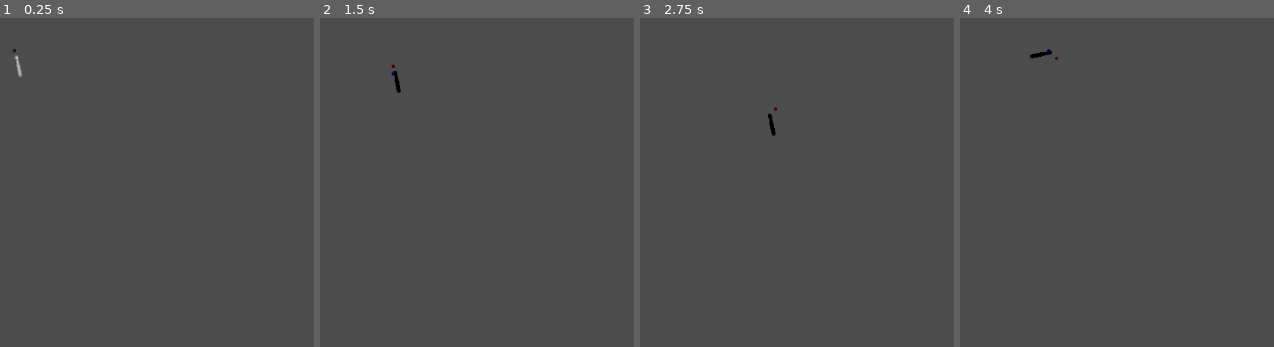
Above: before the commit, frames 1-4 (left to right).
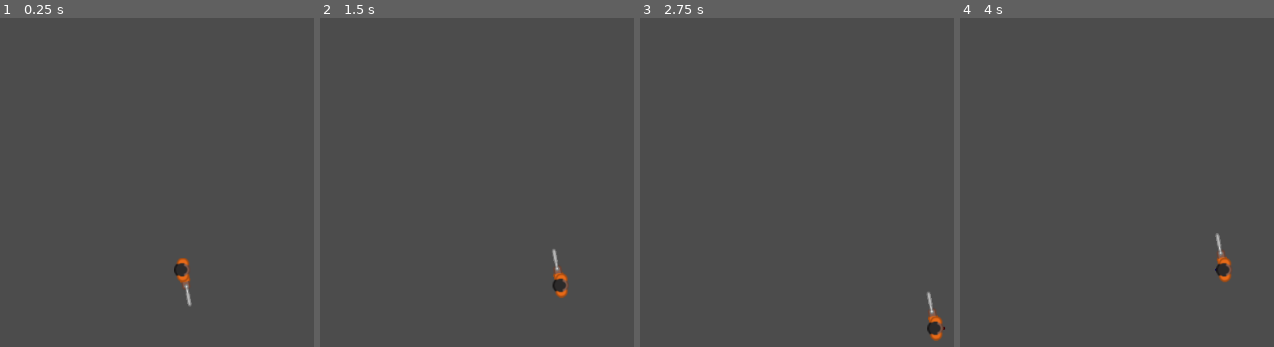
Above: after the commit, the same moments.

Repository: DevinPentecost/rubber-band-ball
Game: Godot game, scene res://scenes/CalebTest.tscn
Two runs of this game, one before a commit and one after it. Both use one fixed random seed, a clock stepped at 60 frames per second and the inputs below. This scene is started directly instead of the project's main scene. The engine's default icon, where the game draws it, is replaced by a stand-in: a white triangle on a blue panel in a dark square.
Inputs (mouse positions are in pixels of both pictures, inside the frame that each line leads up to):
- Up to frame 1 (0.25 s): no input
- Up to frame 2 (1.5 s): tap Enter at 0.5 s; move the mouse to (outside the picture) at 0.52 s; hold D (move_east) 0.53-1.28 s; click (outside the picture) at 0.6 s; move the mouse to (473, 245) at 1.27 s; hold S (move_south) from 1.28 s (still down); right-click (473, 245) at 1.35 s
- Up to frame 3 (2.75 s): click (793, 245) at 1.55 s; move the mouse to (outside the picture) at 2.02 s; release S (move_south) at 2.03 s; hold D (move_east) from 2.03 s (still down); hold Right (look_east) from 2.03 s (still down); click (outside the picture) at 2.3 s
- Up to frame 4 (4 s): move the mouse to (1233, 317) at 2.77 s; release D (move_east) at 2.78 s; release Right (look_east) at 2.78 s; hold W (move_north) 2.78-3.53 s; tap Up (look_north) at 2.85 s; click (1233, 317) at 3.05 s; move the mouse to (outside the picture) at 3.52 s; hold A (move_west) from 3.53 s (still down); hold Down (look_south) from 3.53 s (still down); click (outside the picture) at 3.8 s

The runs differ from the first frame. In frame 1, 0.5% of the frame differs, in the area x 4-62%, y 9-88%; in frame 2, 0.5%, in the area x 22-79%, y 14-86%; in frame 3, 0.5%; in frame 4, 0.5%.

Commit message:
better batter

Diff:
--- a/project/objects/player/Player.gd
+++ b/project/objects/player/Player.gd
@@ -3,11 +3,13 @@
 export(float) var moveSpeed = 1
 export(bool) var isMouseAndKeyboard = false
 export(float) var speed = 10
+export(float) var swingSpeedRad = 30
 
 
 # Called when the node enters the scene tree for the first time.
 func _ready():
-	pass # Replace with function body.
+	#$BatPivot/Bat/Sprite.modulate = Color.black
+	pass
 
 func _interpret_movement_input():
 	if isMouseAndKeyboard:
@@ -64,9 +66,22 @@
 var _canDash = true
 
 func _perform_swing():
-	pass
+	if _canSwing == false:
+		return
+	_canSwing = false
+	_canDash = false
+
+	# Add the bat to 9
+	var duration = 0.15
+	$SwingCooldown.start(duration)
+	$SwingTween.interpolate_property($StaticBody2D, "rotation_degrees", $StaticBody2D.rotation_degrees, $StaticBody2D.rotation_degrees-180, duration, Tween.TRANS_LINEAR)
+	$SwingTween.start()
+
 func _perform_dash():
-	pass
+	if _canDash == false:
+		return
+	_canSwing = false
+	_canDash = false
 
 func _process(delta):
 	var inputvectors = _interpret_movement_input()
@@ -75,20 +90,40 @@
 	$LookTarget.position = inputvectors[1] * 10
 
 	move_and_slide($MoveTarget.position * speed)
-	$Bat.look_at($LookTarget.global_position)
+
+	if _canSwing == true:
+		$StaticBody2D.look_at($LookTarget.global_position)
+		$CharacterSprite.look_at($LookTarget.global_position)
 
 	if Input.is_action_just_pressed("swing"):
 		_perform_swing()
-		$Bat/CollisionShape2D.disabled = !$Bat/CollisionShape2D.disabled
-		if $Bat/CollisionShape2D.disabled:
-			$Bat/CollisionShape2D/Sprite.modulate = Color.black
-		else:
-			$Bat/CollisionShape2D/Sprite.modulate = Color.white
+
 	if Input.is_action_just_pressed("dash"):
 		_perform_dash()
+
+	if _canSwing == false:
+		#$StaticBody2D.rotate(swingSpeedRad * delta * -1)
+		pass
 
 
 func _on_Bat_body_entered(body):
 	if body.is_in_group("ball"):
 		# We hit the ball, stop collision
-		$Bat/CollisionShape2D.disabled = true
+		# Remove the bat from 9
+		#$BatPivot/Bat.layers = $BatPivot/Bat.layers & 0xEF
+		pass
+
+
+func _on_DashCooldown_timeout():
+	_canSwing = true
+	_canDash = true
+
+
+func _on_SwingCooldown_timeout():
+	_canSwing = true
+	_canDash = true
+	# Remove the bat from 9
+	#$BatPivot/Bat.layers = $Bat.layers & 0xEF
+	#$BatPivot/Bat/Sprite.modulate = Color.black
+	#$BatPivot.rotation = 0
+	pass
--- a/project/objects/player/Player.tscn
+++ b/project/objects/player/Player.tscn
@@ -1,18 +1,43 @@
-[gd_scene load_steps=6 format=2]
+[gd_scene load_steps=8 format=2]
 
 [ext_resource path="res://objects/player/Player.gd" type="Script" id=1]
 [ext_resource path="res://icon.png" type="Texture" id=2]
 [ext_resource path="res://objects/player/bat_metal.png" type="Texture" id=3]
-
-[sub_resource type="CapsuleShape2D" id=3]
-radius = 1.33
+[ext_resource path="res://objects/player/characterRed (4).png" type="Texture" id=4]
+[ext_resource path="res://objects/player/characterRed (12).png" type="Texture" id=5]
 
 [sub_resource type="CircleShape2D" id=2]
+
+[sub_resource type="CapsuleShape2D" id=4]
 
 [node name="Player" type="KinematicBody2D"]
 collision_layer = 0
 collision_mask = 9
 script = ExtResource( 1 )
+
+[node name="CollisionShape2D" type="CollisionShape2D" parent="."]
+shape = SubResource( 2 )
+
+[node name="StaticBody2D" type="StaticBody2D" parent="."]
+collision_layer = 256
+collision_mask = 8
+
+[node name="CollisionShape2D" type="CollisionShape2D" parent="StaticBody2D"]
+position = Vector2( 7.11779, 32.7381 )
+rotation = 2.96706
+scale = Vector2( 0.33, 0.8 )
+shape = SubResource( 4 )
+
+[node name="Sprite2" type="Sprite" parent="StaticBody2D"]
+position = Vector2( 4, 17 )
+rotation = 1.39626
+texture = ExtResource( 5 )
+
+[node name="Sprite" type="Sprite" parent="StaticBody2D"]
+position = Vector2( 7.11779, 32.7381 )
+rotation = 1.39626
+scale = Vector2( 1, 0.66 )
+texture = ExtResource( 3 )
 
 [node name="MoveTarget" type="Node2D" parent="."]
 
@@ -28,22 +53,16 @@
 scale = Vector2( 0.05, 0.05 )
 texture = ExtResource( 2 )
 
-[node name="Bat" type="RigidBody2D" parent="." groups=["bat"]]
-collision_layer = 256
-collision_mask = 8
-gravity_scale = 0.0
+[node name="CharacterSprite" type="Sprite" parent="."]
+texture = ExtResource( 4 )
 
-[node name="CollisionShape2D" type="CollisionShape2D" parent="Bat" groups=["bat"]]
-position = Vector2( 5, 20 )
-rotation = 2.94786
-shape = SubResource( 3 )
+[node name="SwingCooldown" type="Timer" parent="."]
+one_shot = true
 
-[node name="Sprite" type="Sprite" parent="Bat/CollisionShape2D"]
-rotation = -1.5708
-scale = Vector2( 1, 0.66 )
-texture = ExtResource( 3 )
+[node name="DashCooldown" type="Timer" parent="."]
+one_shot = true
 
-[node name="CollisionShape2D" type="CollisionShape2D" parent="."]
-shape = SubResource( 2 )
+[node name="SwingTween" type="Tween" parent="."]
 
-[connection signal="body_entered" from="Bat" to="." method="_on_Bat_body_entered"]
+[connection signal="timeout" from="SwingCooldown" to="." method="_on_SwingCooldown_timeout"]
+[connection signal="timeout" from="DashCooldown" to="." method="_on_DashCooldown_timeout"]
--- a/project/scenes/CalebTest.tscn
+++ b/project/scenes/CalebTest.tscn
@@ -5,4 +5,4 @@
 [node name="Node2D" type="Node2D"]
 
 [node name="Player" parent="." instance=ExtResource( 1 )]
-position = Vector2( 130, 79 )
+position = Vector2( 345, 360 )
Binary file added: project/objects/player/characterRed (12).png
Not shown, added: project/objects/player/characterRed (12).png.import
Binary file added: project/objects/player/characterRed (4).png
Not shown, added: project/objects/player/characterRed (4).png.import
